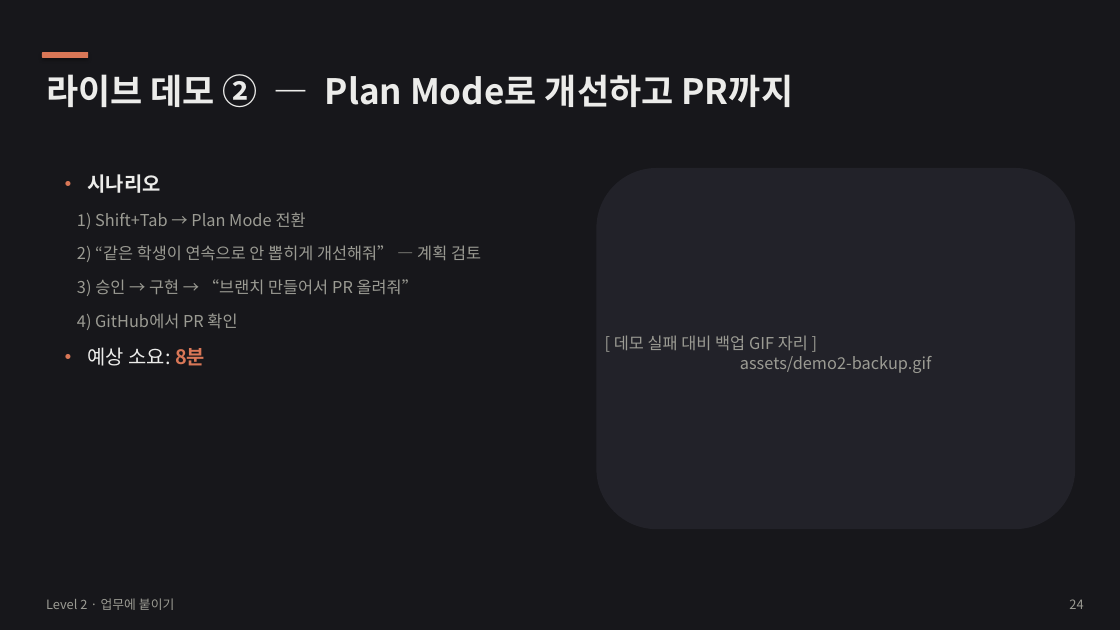
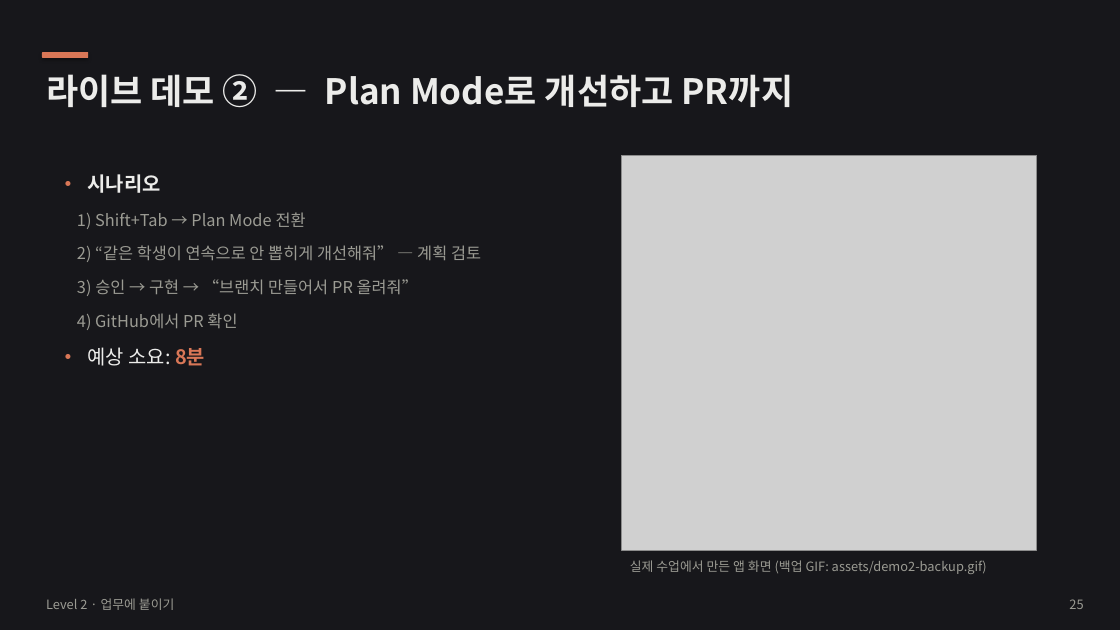
Before and after one commit to gomgomeet/class-picker, a slide deck: slide 25 of docs/onboarding/claude-code-onboarding.pptx (slide 24 before the commit). Drawn at 1120x630 pixels with LibreOffice and Linux fonts; fonts in the diff are those of the drawing; grey boxes stand for pictures. Boxes give left, top, right and bottom in pixels: in the first picture for what was removed or moved away, otherwise in the second. Text is boxed around its words. In the diff, an @@ line names an element or a change of style, - is before the commit and + after.

```diff
--- a/docs/onboarding/claude-code-onboarding.pptx
+++ b/docs/onboarding/claude-code-onboarding.pptx
@@ rounded rectangle removed at [597, 168, 1075, 529] @@
@@ picture added at [622, 155, 1037, 550] @@
@@ text "실제 수업에서 만든 앱 화면 ..." at [630, 560, 987, 574]: vertical alignment middle to top @@
@@ text at [630, 560, 987, 574]: text changed; size 14 to 11 pt @@
-[ 데모 실패 대비 백업 GIF 자리 ]
-assets/demo2-backup.gif
+실제 수업에서 만든 앱 화면 (백업 GIF: assets/demo2-backup.gif)
@@ text at [1069, 599, 1083, 609]: text changed @@
-24
+25
```
Also in this commit, not shown: 14 other slides changed, 1 slide added, 7 other files.
